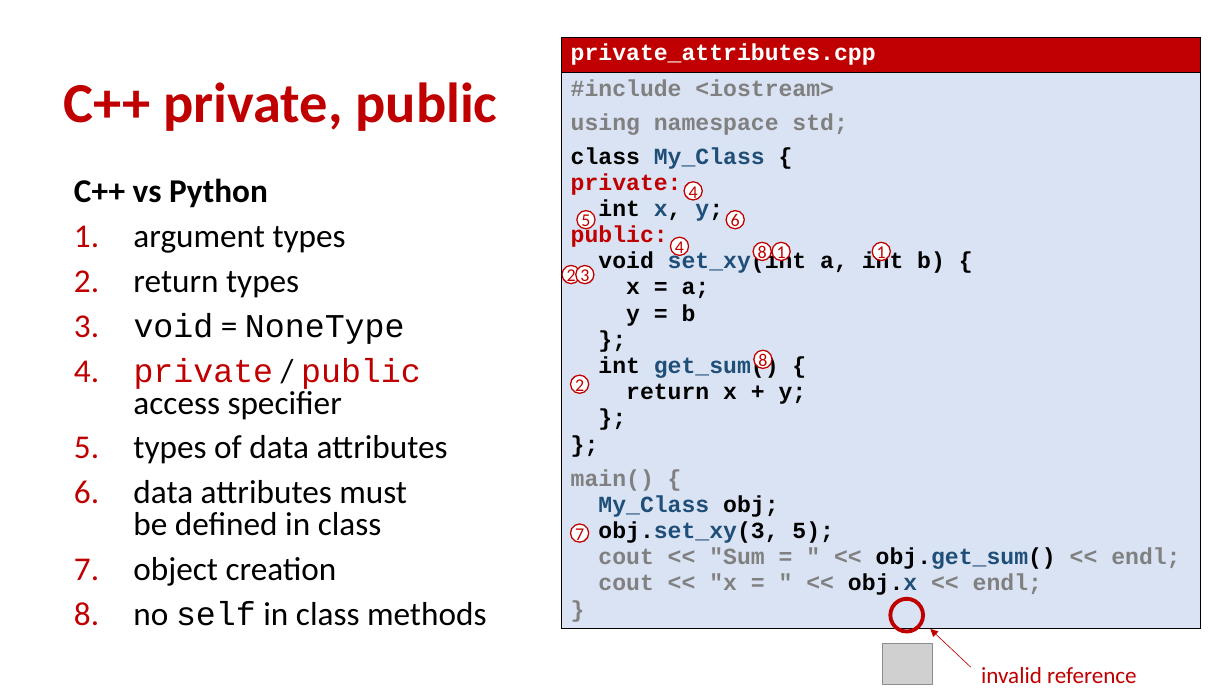
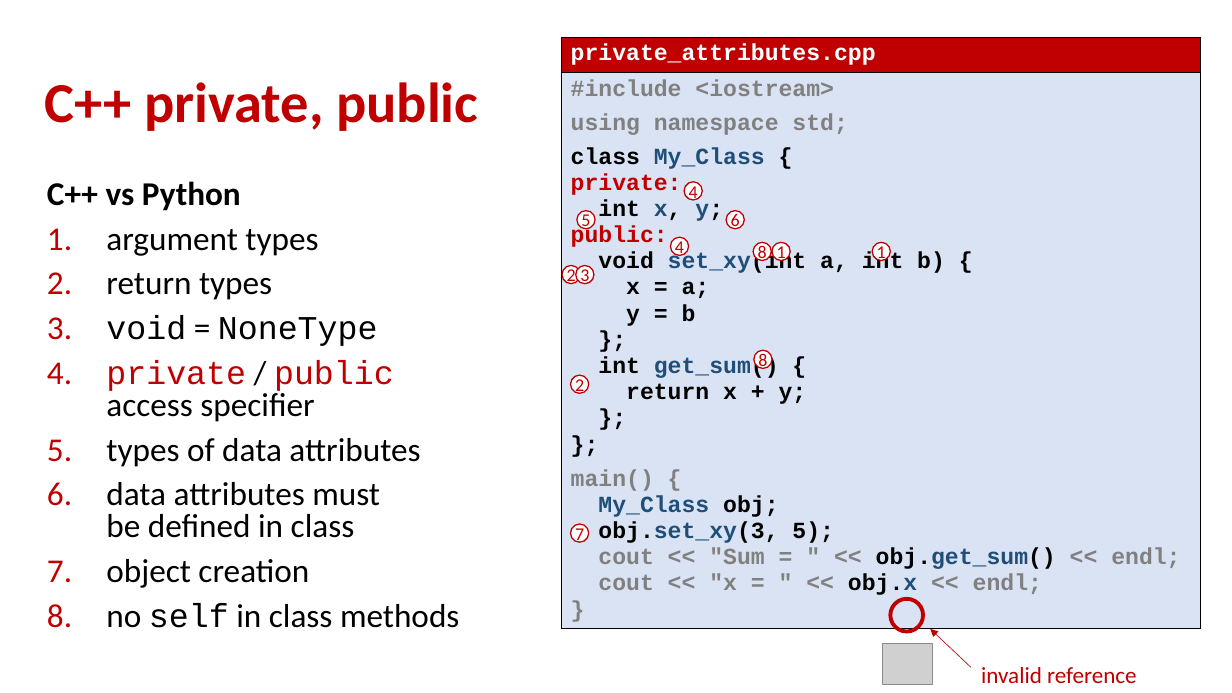
Before and after one commit to gsbrodal/gsbrodal.github.io, a slide deck: slide 17 of ipsa/slides/classes.pptx. Drawn at 1232x693 pixels with LibreOffice and Linux fonts; fonts in the diff are those of the drawing; grey boxes stand for pictures. Boxes give left, top, right and bottom in pixels: in the first picture for what was removed or moved away, otherwise in the second. Text is boxed around its words. In the diff, an @@ line names an element or a change of style, - is before the commit and + after.

Commit message:
updated class slides

```diff
--- a/ipsa/slides/classes.pptx
+++ b/ipsa/slides/classes.pptx
@@ title "C++ private, public": place and size @@
-title "C++ private, public" at (64, 82, 498, 131)
+title "C++ private, public" at (45, 82, 478, 131)
@@ text "C++ vs Python": place and size @@
-text "C++ vs Python" at (74, 178, 486, 626)
+text "C++ vs Python" at (47, 181, 459, 628)
```
Also in this commit, not shown: 4 other slides changed, 5 other files.
